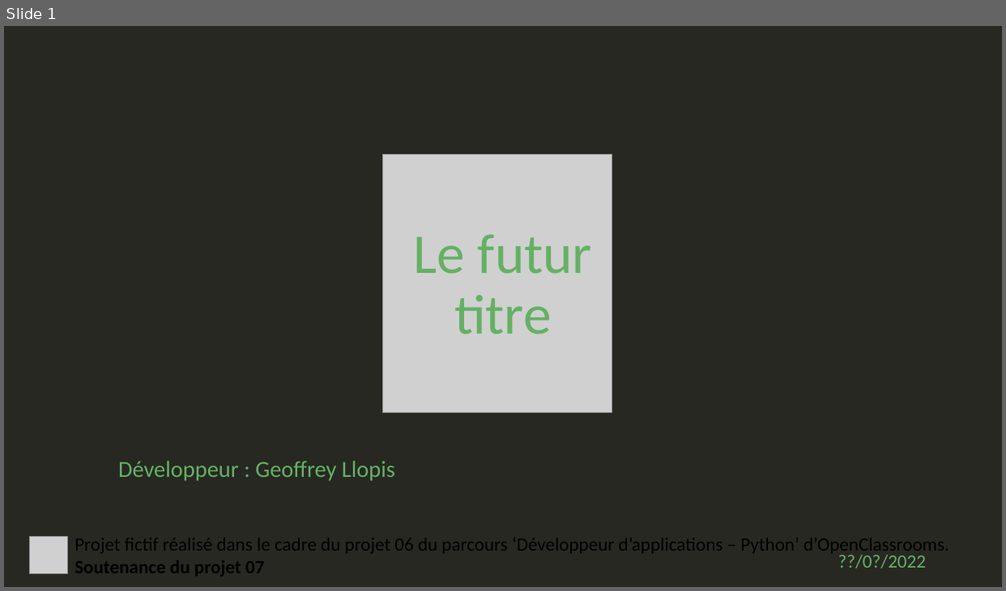
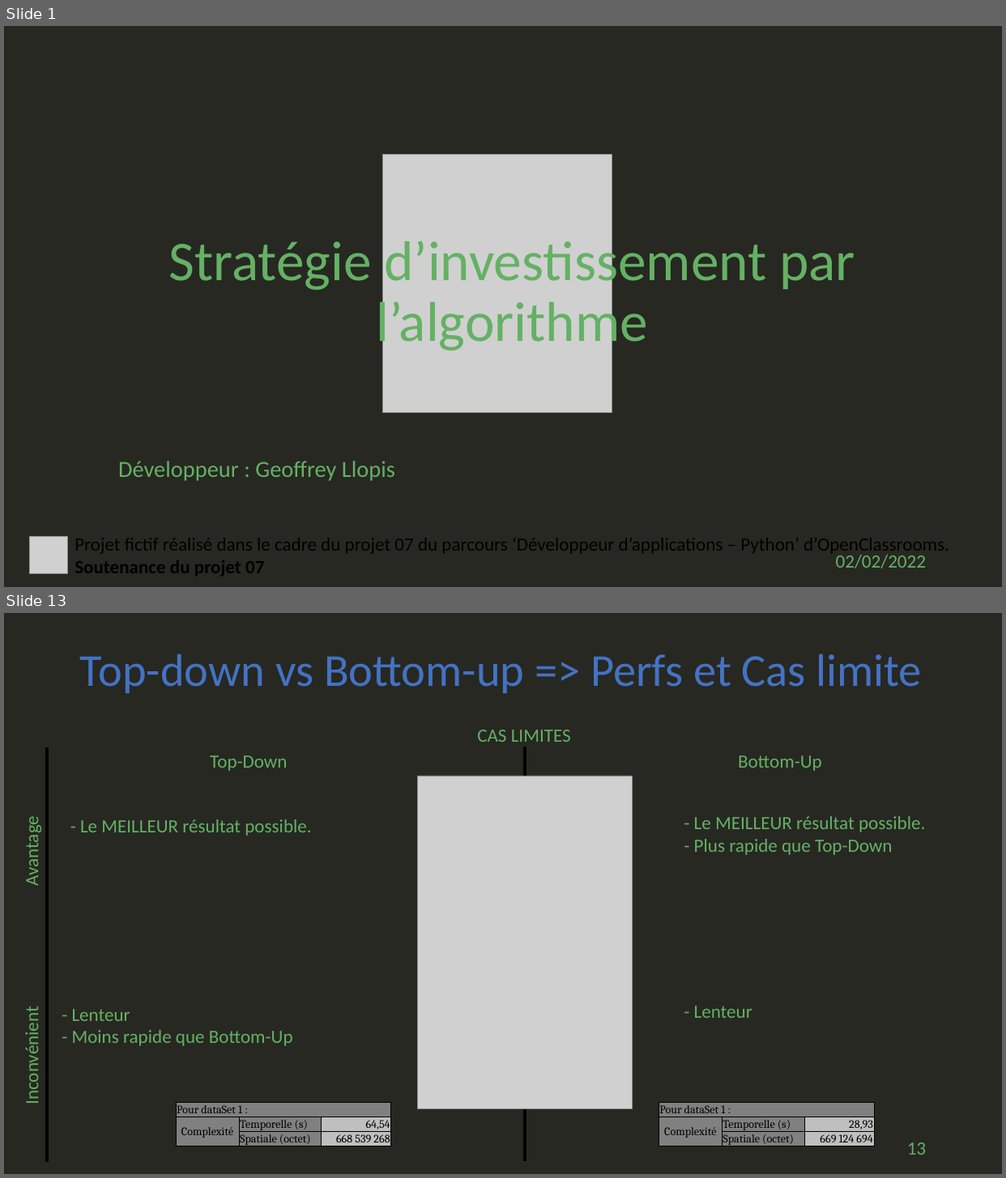
Before and after one commit to geoffrey-ll/OC_P07_Algorithmique, a slide deck: p07_slide.pptx. Shown one above the other, each under a label of ours: slide 1 before the commit, slides 1 and 13 after it; the slides between them are not shown. The pictures are 1006x591 and 1006x1178 pixels, drawn with LibreOffice and Linux fonts; fonts in the diff are those of the drawing; grey boxes stand for pictures. Boxes give left, top, right and bottom in pixels: in the first picture for what was removed or moved away, otherwise in the second. Text is boxed around its words. In the diff, an @@ line names an element or a change of style, - is before the commit and + after.

Commit message:
Présentation :     - Slides terminés.
knapsack.py - Bottom-up.
    - Optimisation. env 5s de gagné pour dataset1

```diff
--- a/p07_slide.pptx
+++ b/p07_slide.pptx
@@ slide 13 added at [4, 613, 1002, 1174], background #272822 @@
@@ title added at [80, 654, 922, 693], 44 pt, text #4472C4 @@
+Top-down vs Bottom-up => Perfs et Cas limite
@@ text added at [477, 730, 571, 742], 18 pt, text #64B164 @@
+CAS LIMITES
@@ line added from (47, 747) to (47, 1162), #000000 3 pt @@
@@ text added at [210, 756, 287, 771], 18 pt, text #64B164 @@
+Top-Down
@@ line added from (525, 747) to (525, 1161), #000000 3 pt @@
@@ text added at [738, 756, 822, 771], 18 pt, text #64B164 @@
+Bottom-Up
@@ picture added at [417, 776, 632, 1110] @@
@@ text added at [20, 823, 43, 885], 18 pt, text #64B164 @@
+Avantage
@@ text added at [80, 820, 311, 836], 18 pt, text #64B164 @@
+- Le MEILLEUR résultat possible.
@@ text added at [694, 816, 925, 855], 18 pt, text #64B164 @@
+- Le MEILLEUR résultat possible.
+- Plus rapide que Top-Down
@@ text added at [20, 1016, 43, 1102], 18 pt, text #64B164 @@
+Inconvénient
@@ text added at [72, 1009, 293, 1046], 18 pt, text #64B164 @@
+- Lenteur
+- Moins rapide que Bottom-Up
@@ text added at [694, 1006, 752, 1018], 18 pt, text #64B164 @@
+- Lenteur
@@ table added at [177, 1102, 392, 1148], 3 rows, 3 columns @@
+Pour dataSet 1 : |  | 
+Complexité | Temporelle (s) | 64,54
+ | Spatiale (octet) | 668 539 268
@@ table added at [659, 1102, 875, 1148], 3 rows, 3 columns @@
+Pour dataSet 1 : |  | 
+Complexité | Temporelle (s) | 28,93
+ | Spatiale (octet) | 669 124 694
@@ page number added at [907, 1143, 926, 1155], 18 pt, text #64B164 @@
+13
@@ slide 1 changed as well @@
@@ title at [168, 233, 855, 355]: text changed @@
-Le futur
-titre
+Stratégie d’investissement par l’algorithme
@@ text at [74, 533, 949, 556]: text changed @@
-Projet fictif réalisé dans le cadre du projet 06 du parcours ‘Développeur d’applications – Python’ d’OpenClassrooms.
+Projet fictif réalisé dans le cadre du projet 07 du parcours ‘Développeur d’applications – Python’ d’OpenClassrooms.
@@ text at [836, 555, 926, 569]: text changed @@
-??/0?/2022
+02/02/2022
```
Also in this commit, not shown: 5 other slides changed, 10 other slides added, 7 slides removed, 7 other files.
